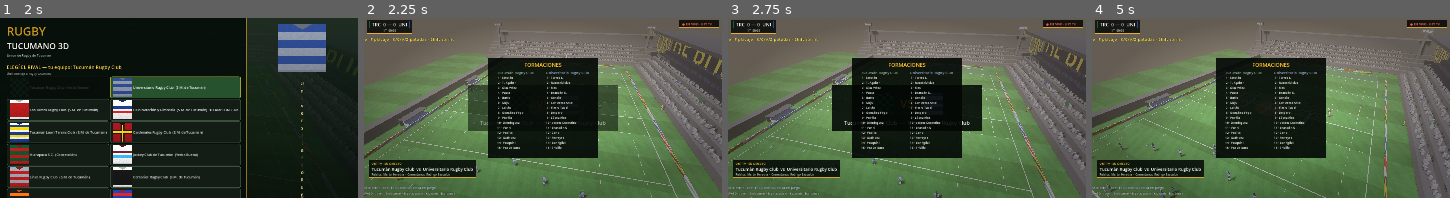
Above: before the commit, frames 1-4 (left to right).
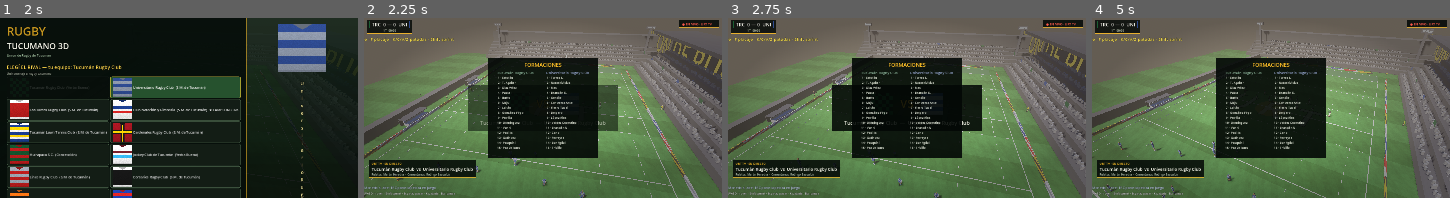
Above: after the commit, the same moments.

Repository: ezealiprandi/rugby-3d
Game: Godot game, scene res://scenes/main.tscn
The game is run twice, just before and just after one commit, with the same random seed, the same clock (stepped at 60 frames per second) and the same inputs.
Inputs (mouse positions are in pixels of both pictures, inside the frame that each line leads up to):
- Up to frame 1 (2 s): click "AMISTOSO" at 0.5 s; click "Tucumán Rugby Club (Yerba Bue…" at 1.25 s
- Up to frame 2 (2.25 s): click "Universitario Rugby Club (S.M…" at 2 s
- Up to frame 3 (2.75 s): no input
- Up to frame 4 (5 s): tap Enter (confirm) at 2.75, 3.6 s; move the mouse to (1349, 99) at 2.77 s; hold D (move_right) 2.78-3.53 s; tap V (bomb) at 2.85 s; move the mouse to (1199, 117) at 3.52 s; hold S (move_down) 3.53-4.28 s; move the mouse to (1306, 68) at 4.27 s; hold D (move_right) from 4.28 s (still down); tap Z (crosskick) at 4.35 s

Frame 1 is identical in both runs. In frame 2, 0.1% of the frame differs, in the area x 0-67%, y 46-100%; in frame 3, 0.1%; in frame 4, 0.3%, in the area x 3-68%, y 50-100%.

Commit message:
Físicos reconocibles por jugador + cartel de nombre
- Contextura real por puesto: pilares macizos (1.20), segundas
  altos (+9%), 9 chiquito, wings flacos — el pack se lee de lejos
- Piel, pelo, barba, botines, muñequera y vendas seedeados por
  APELLIDO: cada jugador real luce siempre igual y distinto
- Label3D '#n · Apellido' flotando sobre el jugador controlado

Generated with [Devin](https://devin.ai)

Co-Authored-By: Devin <158243242+devin-ai-integration[bot]@users.noreply.github.com>

Diff:
--- a/scripts/player.gd
+++ b/scripts/player.gd
@@ -47,6 +47,7 @@
 
 var visual: Node3D
 var marker: MeshInstance3D
+var name_tag: Label3D
 var leg_l: Node3D
 var leg_r: Node3D
 var arm_l: Node3D
@@ -109,10 +110,15 @@
 func _build_visual() -> void:
 	visual = Node3D.new()
 	add_child(visual)
-	var bulk := 1.08 if is_forward() else 0.94
+	var ph := absi(pname.hash())           # identidad fija por apellido
+	var bulk_tab := [1.20, 1.16, 1.20, 1.06, 1.06, 1.12, 1.12, 1.12,
+		0.85, 0.90, 0.98, 0.88, 0.93, 0.98, 0.88]
+	var ht_tab := [0.00, -0.01, 0.00, 0.09, 0.09, 0.05, 0.05, 0.05,
+		-0.03, 0.00, 0.01, 0.01, -0.01, 0.01, 0.01]
+	var bulk: float = bulk_tab[index]
 	var jersey := col_secondary if alt_kit else col_primary
 	var trim := col_primary if alt_kit else col_secondary
-	var skin_t := fmod(float(index * 7 + team * 3), 10.0) / 10.0
+	var skin_t := float(ph % 10) / 10.0
 	var skin := Color(0.93, 0.78, 0.62).lerp(Color(0.42, 0.29, 0.18), skin_t)
 	var skin_mat := _mat(skin)
 	skin_mat.roughness = 0.72
@@ -132,9 +138,9 @@
 		_capsule(leg, 0.095, 0.42, -0.52, skin_mat)            # rodilla/pantorrilla
 		_capsule(leg, 0.1, 0.26, -0.72, trim_mat)              # media
 		_capsule(leg, 0.105, 0.07, -0.62, _mat(col_primary))   # vuelta de la media
-		if (index * 3 + team) % 5 == 0:
+		if (ph + index) % 5 == 0:
 			_capsule(leg, 0.1, 0.06, -0.42, _mat(Color(0.92, 0.92, 0.95)))  # venda
-		var boot_sel := (index * 2 + team) % 6
+		var boot_sel := ph % 6
 		var boot_c := Color(0.12, 0.12, 0.12)                  # la mayoria negros
 		if boot_sel == 4:
 			boot_c = Color(0.9, 0.9, 0.9)
@@ -158,7 +164,7 @@
 		_capsule(arm, 0.11, 0.16, -0.03, jersey_mat)    # hombro
 		_capsule(arm, 0.095, 0.4, -0.26, jersey_mat)    # manga + biceps
 		_capsule(arm, 0.075, 0.22, -0.56, skin_mat)     # antebrazo
-		if side > 0.0 and (index * 7 + team) % 4 == 0:
+		if side > 0.0 and (ph + index) % 4 == 0:
 			_capsule(arm, 0.08, 0.09, -0.68, trim_mat)  # munequera
 		if side < 0.0 and index == 9:
 			_capsule(arm, 0.1, 0.1, -0.32, _mat(Color(0.95, 0.95, 0.95)))  # capitán
@@ -167,15 +173,13 @@
 		else:
 			arm_r = arm
 
-	# variedad física: altura determinística por casaca
-	var hvar := 0.94 + fmod(float(index * 5 + team * 2), 12.0) / 100.0 * 6.0
-	if is_forward():
-		hvar += 0.04
+	# variedad física: seed del apellido + contextura real por puesto
+	var hvar: float = 0.94 + float(ph % 12) / 100.0 * 6.0 + ht_tab[index]
 	visual.scale.y = hvar
 	var hair_cols := [Color(0.08, 0.06, 0.05), Color(0.2, 0.12, 0.06),
 		Color(0.38, 0.24, 0.1), Color(0.7, 0.55, 0.25), Color(0.5, 0.2, 0.08)]
-	var hair_c: Color = hair_cols[(index + team) % 5]
-	var hair_sel := (index * 3 + team) % 10
+	var hair_c: Color = hair_cols[ph % 5]
+	var hair_sel := ph % 10
 
 	# cabeza con facciones: orejas, cejas, ojos, nariz, boca
 	_capsule(visual, 0.135, 0.3, 1.9, skin_mat)
@@ -224,6 +228,17 @@
 			_box(visual, Vector3(0.15, 0.09, 0.06), Vector3(0, 1.76, 0.1),
 				_mat(hair_c))
 
+	name_tag = Label3D.new()
+	name_tag.text = "#%d · %s" % [index + 1, pname]
+	name_tag.position = Vector3(0, 2.55, 0)
+	name_tag.billboard = BaseMaterial3D.BILLBOARD_ENABLED
+	name_tag.font_size = 72
+	name_tag.modulate = Color(1.0, 0.85, 0.3, 0.95)
+	name_tag.outline_size = 14
+	name_tag.outline_modulate = Color(0, 0, 0, 0.9)
+	name_tag.visible = false
+	add_child(name_tag)
+
 	# casco de scrum en la primera línea
 	if index < 3:
 		var cap := MeshInstance3D.new()
@@ -260,7 +275,10 @@
 
 
 func _process(_delta: float) -> void:
-	marker.visible = game != null and game.controlled == self
+	var is_me := game != null and game.controlled == self
+	marker.visible = is_me
+	if name_tag != null:
+		name_tag.visible = is_me
 
 
 func carry_point() -> Vector3:
